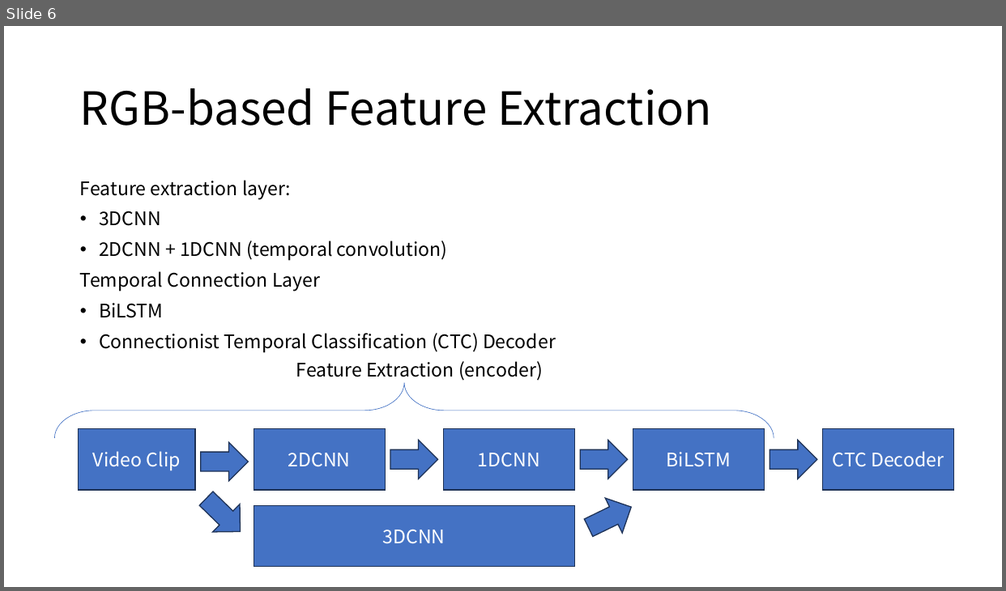
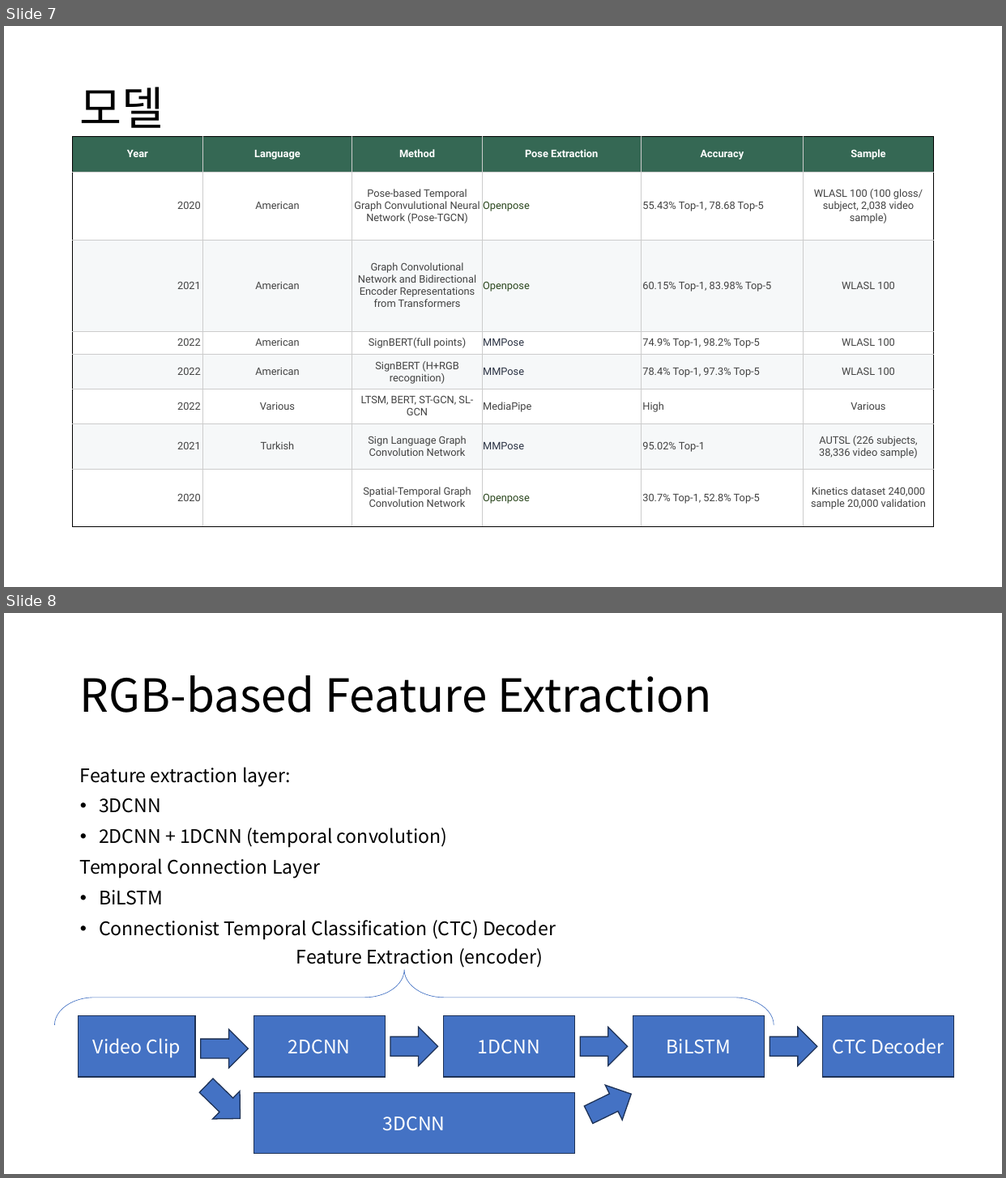
Before and after one commit to MKHC39/CYD-KSL-Translation, a slide deck: CYD정보기술 인턴십.pptx. Shown one above the other, each under a label of ours: slide 6 before the commit, slides 7 and 8 after it. The pictures are 1006x591 and 1006x1178 pixels, drawn with LibreOffice and Linux fonts; fonts in the diff are those of the drawing. Boxes give left, top, right and bottom in pixels: in the first picture for what was removed or moved away, otherwise in the second. Text is boxed around its words. In the diff, an @@ line names an element or a change of style, - is before the commit and + after.

```diff
--- a/CYD정보기술 인턴십.pptx
+++ b/CYD정보기술 인턴십.pptx
@@ slide 7 added at [4,26,1002,587], background #FFFFFF @@
@@ title added at [80,87,164,137], 44 pt, text #000000 @@
+모델
@@ table added at [73,136,935,527], 8 rows, 6 columns @@
+Year | Language | Method | Pose Extraction | Accuracy | Sample
+2020 | American | Pose-based Temporal Graph Convulutional Neural Network (Pose-TGCN) | Openpose | 55.43% Top-1, 78.68 Top-5 | WLASL 100 (100 gloss/subject, 2,038 video sample)
+2021 | American | Graph Convolutional Network and Bidirectional Encoder Representations from Transformers | Openpose | 60.15% Top-1, 83.98% Top-5 | WLASL 100
+2022 | American | SignBERT(full points) | MMPose | 74.9% Top-1, 98.2% Top-5 | WLASL 100
+2022 | American | SignBERT (H+RGB recognition) | MMPose | 78.4% Top-1, 97.3% Top-5 | WLASL 100
+2022 | Various | LTSM, BERT, ST-GCN, SL-GCN | MediaPipe | High | Various
+2021 | Turkish | Sign Language Graph Convolution Network | MMPose | 95.02% Top-1 | AUTSL (226 subjects, 38,336 video sample)
+2020 |  | Spatial-Temporal Graph Convolution Network | Openpose | 30.7% Top-1, 52.8% Top-5 | Kinetics dataset 240,000 sample 20,000 validation
@@ what was slide 6 is now slide 8 @@
```
Also in this commit, not shown: 4 slides changed, 4 other slides added, 4 other files.
